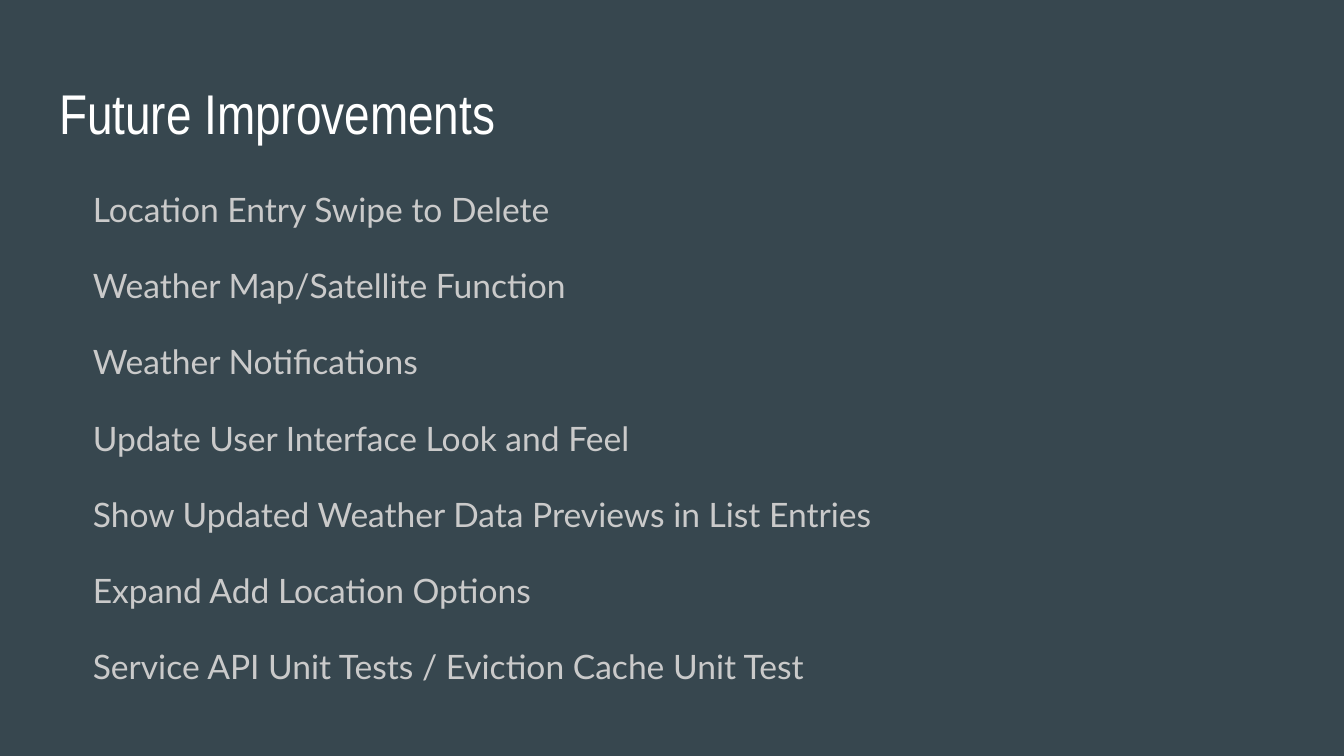
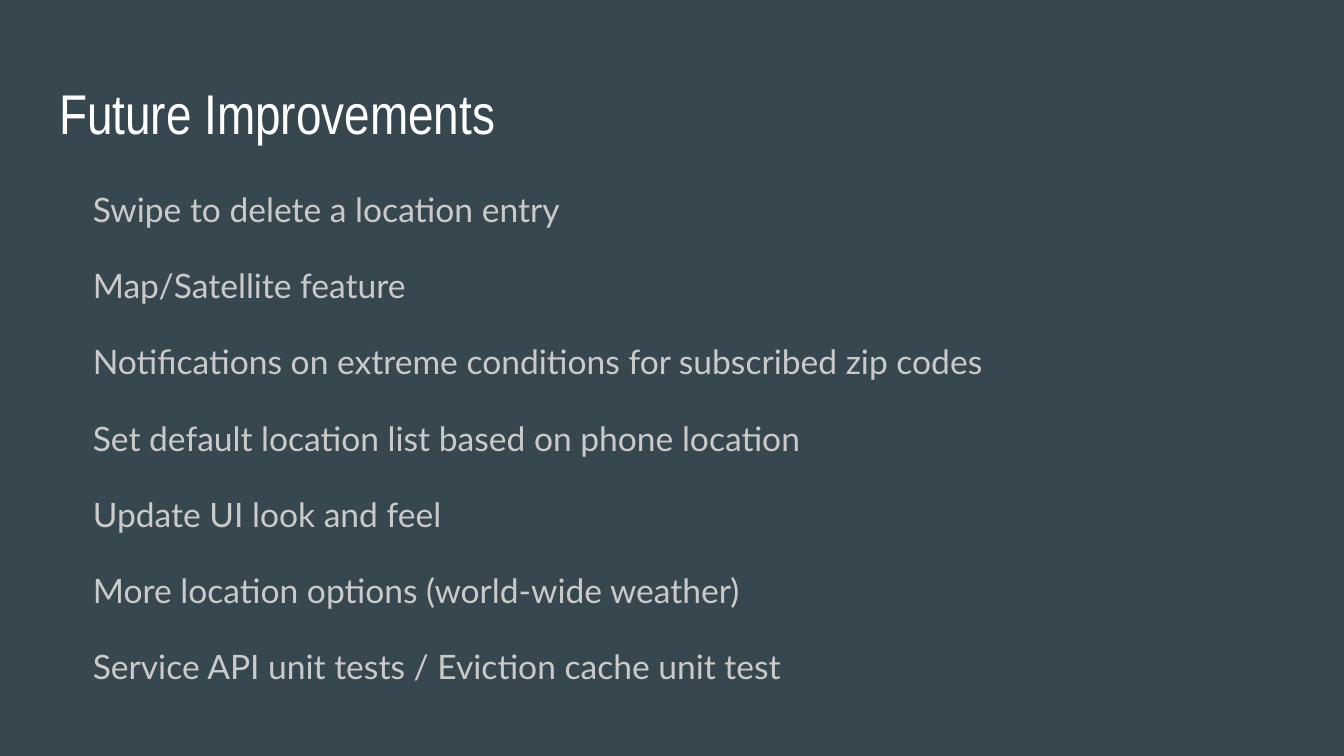
Before and after one commit to laurenyew/WeatherApp, a slide deck: slide 13 of Phunware_Weather_App_Presentation.pptx. Drawn at 1344x756 pixels with LibreOffice and Linux fonts; fonts in the diff are those of the drawing. Boxes give left, top, right and bottom in pixels: in the first picture for what was removed or moved away, otherwise in the second. Text is boxed around its words. In the diff, an @@ line names an element or a change of style, - is before the commit and + after.

Commit message:
Updating presentation

```diff
--- a/Phunware_Weather_App_Presentation.pptx
+++ b/Phunware_Weather_App_Presentation.pptx
@@ text at <box>93,197,982,679</box>: text changed @@
-Location Entry Swipe to Delete
-Weather Map/Satellite Function
-Weather Notifications
-Update User Interface Look and Feel
-Show Updated Weather Data Previews in List Entries
-Expand Add Location Options
-Service API Unit Tests / Eviction Cache Unit Test
+Swipe to delete a location entry
+Map/Satellite feature
+Notifications on extreme conditions for subscribed zip codes
+Set default location list based on phone location
+Update UI look and feel
+More location options (world-wide weather)
+Service API unit tests / Eviction cache unit test
```
Also in this commit, not shown: 3 other slides changed.
